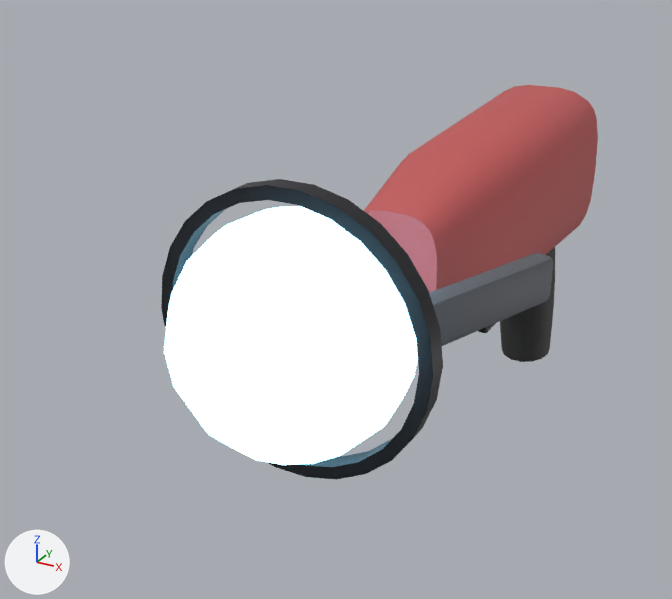
The glTF model assets/models/weapons/finaldays.glb: old version first, new version second.
Both versions are drawn from a 50 mm lens placed at (0.155, -0.491, 0.143), pointed at (-0.044, -0.128, -0.038). Lighting does not change. The marker at lower left points along +X, +Y and +Z. The older version comes first. Where no turn or scale is listed for an object, it has been applied to the vertices. Vertices at exactly the same position are counted once.

Objects in the first picture: 'Body'.
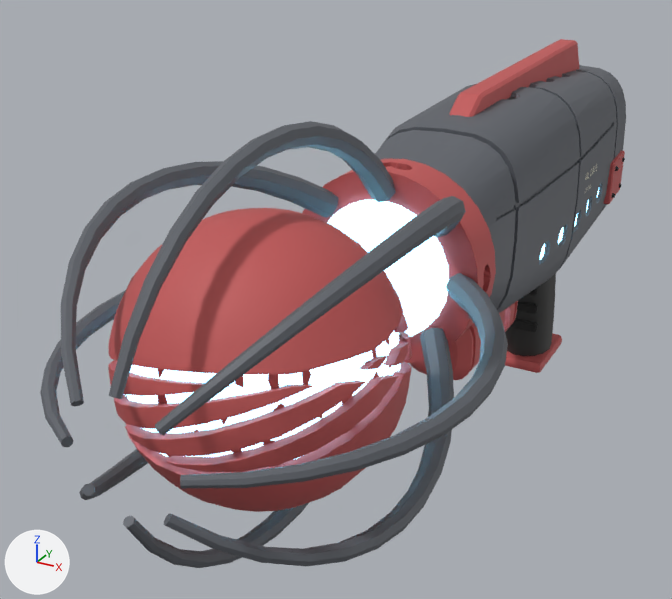
What differs and where, as boxes [x1, y1, x2, y2] in the pictures (672 x 599 px):
'Body', reshaped (34% wider, 34% taller)
    before: [161, 85, 598, 480]
    after: [40, 39, 626, 568]
part 1 of me_body, added
    after: [124, 331, 401, 460]
part 2 of me_body, rebuilt (20% wider, 17% taller)
    before: [164, 206, 418, 465]
    after: [108, 208, 412, 512]
part 3 of me_body, rebuilt
    before: [364, 85, 598, 293]
    after: [375, 65, 626, 313]
part 4 of me_body, rebuilt (not visible before)
    after: [40, 290, 126, 447]
part 5 of me_body, rebuilt
    before: [429, 253, 553, 346]
    after: [180, 273, 508, 489]
part 6 of me_body, built on
    before: [161, 179, 555, 480]
    after: [61, 39, 625, 568]

The change, as a list of edits to the scene's bpy script:
```text
Add mat_rubber:
    mat_rubber = principled_material('Rubber')
    mat_rubber.base_color = (0.02, 0.02, 0.02)  # black #272727
    mat_rubber.roughness = 0.95
Change me_body:
    used by ob_body; location = (0.0, 0.0, 0.0)
    remove me_body.from_pydata(...)  # 662 vertices, 1296 faces; spans x -0.064..0.064, y -0.285..0.08, z -0.133..0.055
    add me_body.from_pydata(...)  # 13319 vertices, 26505 faces; spans x -0.075..0.075, y -0.332..0.13, z -0.138..0.075
    me_body part 1: a new loose piece, a UV sphere (24 segments, 14 rings, poles along z) spanning x -0.047..0.047, y -0.306..-0.213, z -0.047..0.047, in mat_energy (cyan #95e1ff, glowing cyan #95e1ff)
    me_body part 2: the loose piece of 146 vertices spanning x -0.045..0.045, y -0.285..-0.195, z -0.045..0.045 is rebuilt with 2500 vertices and now spans x -0.05..0.05, y -0.31..-0.21, z -0.05..0.05
    me_body part 3: the loose piece of 104 vertices spanning x -0.034..0.034, y -0.16..0.08, z -0.05..0.04 is rebuilt with 2739 vertices and now spans x -0.04..0.04, y -0.15..0.13, z -0.059..0.051, in mat_paint (dark grey #61656c)
    me_body part 4: the loose piece of 56 vertices spanning x -0.064..-0.016, y -0.257..-0.143, z -0.01..0.01 is rebuilt with 224 vertices and now spans x -0.075..-0.019, y -0.332..-0.166, z -0.005..0.005
    me_body part 5: the loose piece of 56 vertices spanning x 0.016..0.064, y -0.257..-0.143, z -0.01..0.01 is rebuilt with 224 vertices and now spans x 0.019..0.075, y -0.332..-0.166, z -0.005..0.005
    me_body part 6: 2 vertices moved within x -0.002..0.002, y -0.039, z -0.081; 174 vertices removed from x -0.055..0.055, y -0.244..0.069, z -0.133..0.055; 6714 vertices added at x -0.054..0.054, y -0.332..0.105, z -0.138..0.075
    other edits to the shape of me_body do not show in these pictures
    add me_body.materials.append(mat_rubber)  # black #272727
```
